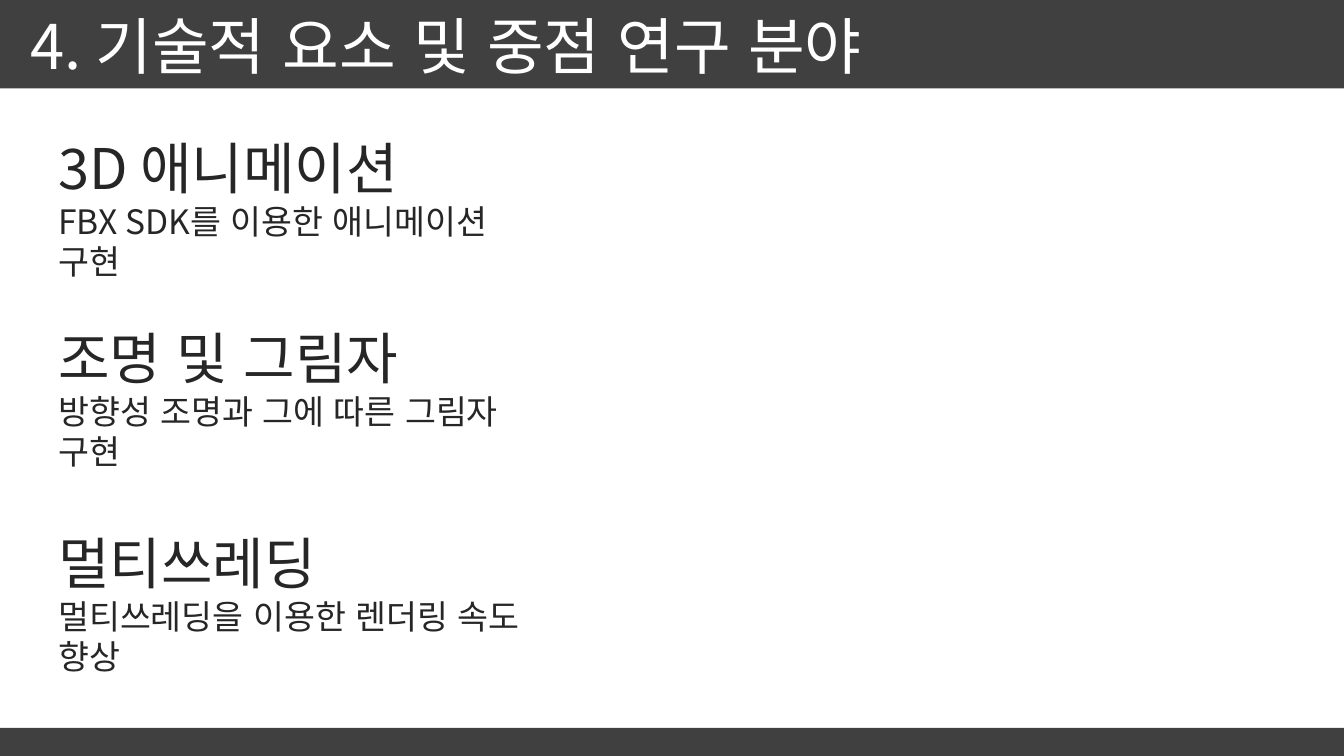
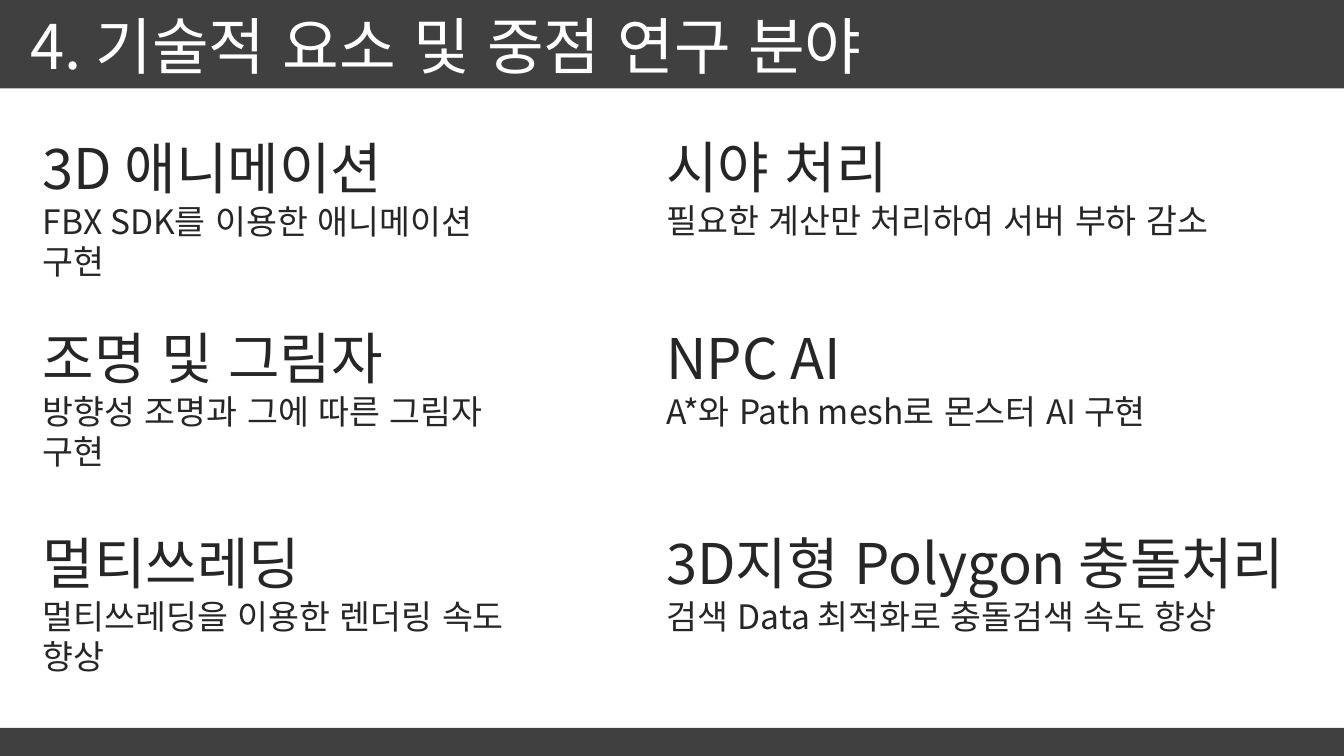
Before and after one commit to LaivY/HelloPlanet, a slide deck: slide 10 of 기획/종합설계기획 제안서.pptx. Drawn at 1344x756 pixels with LibreOffice and Linux fonts; fonts in the diff are those of the drawing. Boxes give left, top, right and bottom in pixels: in the first picture for what was removed or moved away, otherwise in the second. Text is boxed around its words. In the diff, an @@ line names an element or a change of style, - is before the commit and + after.

```diff
--- a/기획/종합설계기획 제안서.pptx
+++ b/기획/종합설계기획 제안서.pptx
@@ text added at (666, 141, 1208, 236), 24 pt, text #262626 @@
+시야 처리
+필요한 계산만 처리하여 서버 부하 감소
@@ text added at (666, 337, 1146, 427), 24 pt, text #262626 @@
+NPC AI
+A*와 Path mesh로 몬스터 AI 구현
@@ 3 texts: place and size @@
-3 texts at (58, 142, 520, 632)
+3 texts at (43, 142, 504, 632)
@@ text added at (666, 537, 1285, 632), 24 pt, text #262626 @@
+3D지형 Polygon 충돌처리
+검색 Data 최적화로 충돌검색 속도 향상
```
Also in this commit, not shown: 1 other slide changed.
